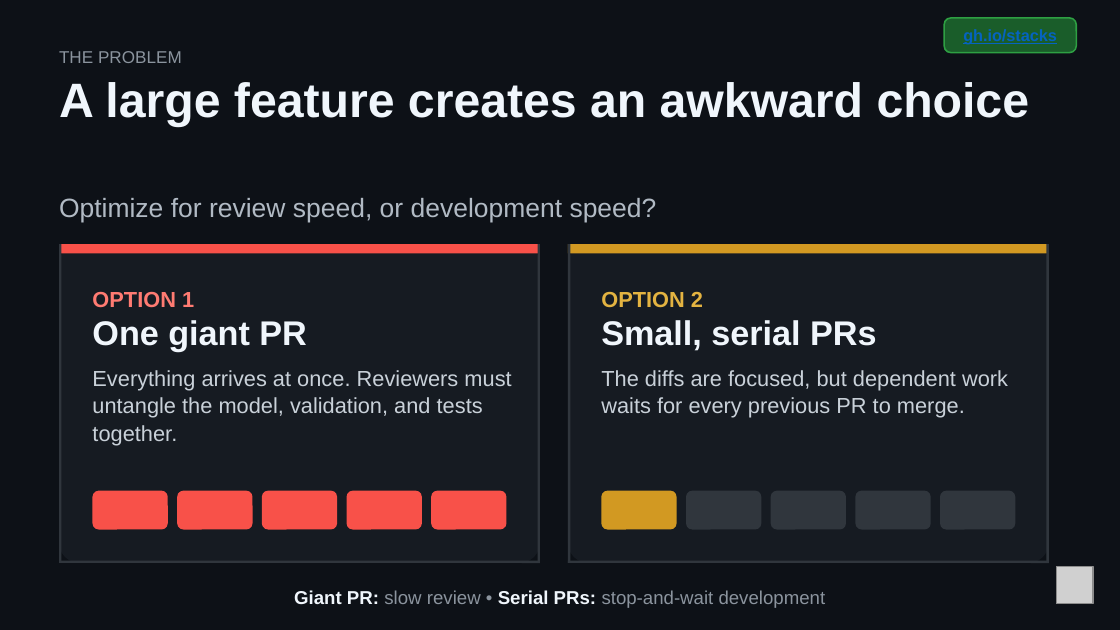
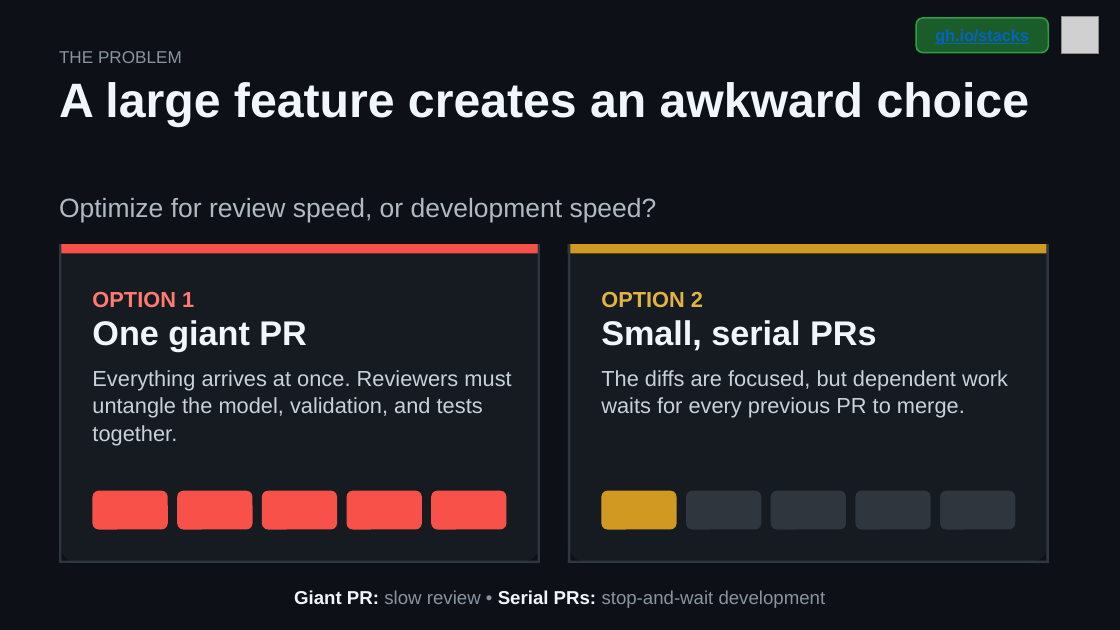
Before and after one commit to DanWahlin/gh-stack-demo, a slide deck: slide 1 of github-stacked-prs.pptx. Drawn at 1120x630 pixels with LibreOffice and Linux fonts; fonts in the diff are those of the drawing; grey boxes stand for pictures. Boxes give left, top, right and bottom in pixels: in the first picture for what was removed or moved away, otherwise in the second. Text is boxed around its words. In the diff, an @@ line names an element or a change of style, - is before the commit and + after.

```diff
--- a/github-stacked-prs.pptx
+++ b/github-stacked-prs.pptx
@@ text "gh.io/stacks": place and size @@
-text "gh.io/stacks" at <box>963,29,1057,45</box>
+text "gh.io/stacks" at <box>935,29,1029,45</box>
@@ rounded rectangle: place and size @@
-rounded rectangle at <box>944,18,1076,53</box>
+rounded rectangle at <box>916,18,1048,53</box>
@@ picture: place and size @@
-picture at <box>1056,567,1093,604</box>
+picture at <box>1062,17,1099,54</box>
```
Also in this commit, not shown: 2 other slides changed, 2 other files.
